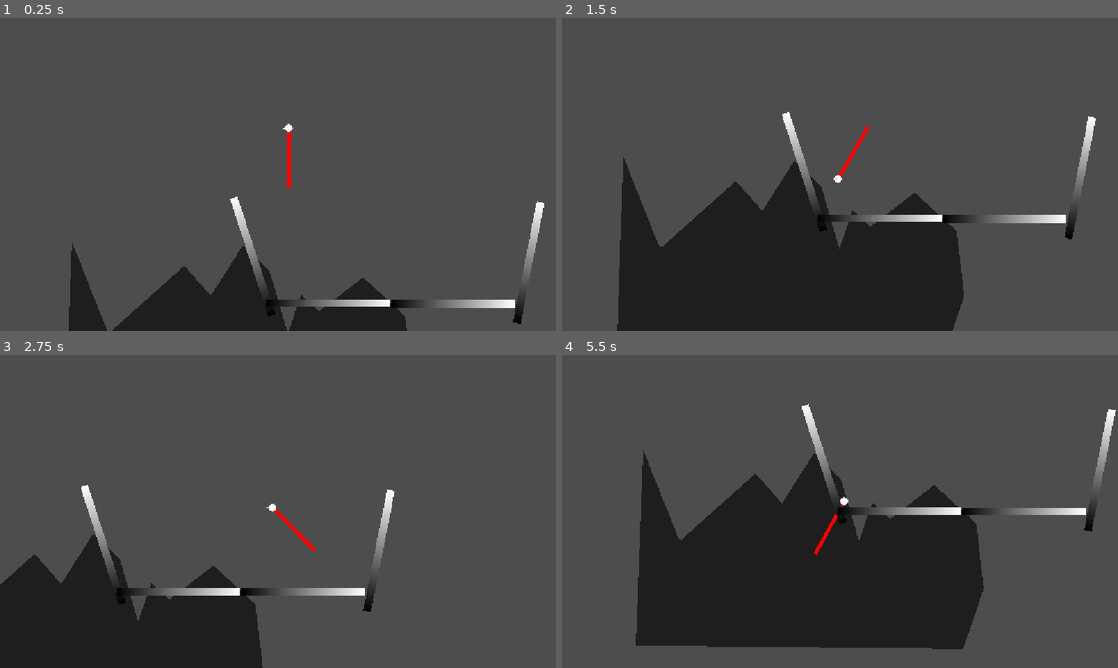
Above: before the commit, frames 1-4 (two rows, left to right).
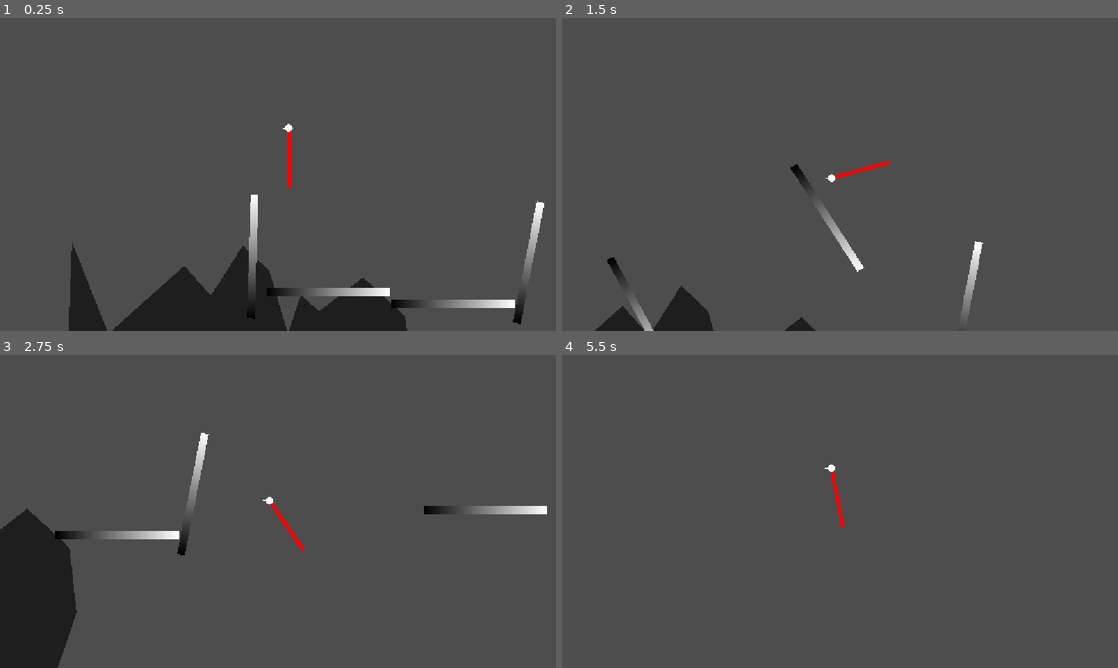
Above: after the commit, the same moments.

Repository: appellatebaton0/wierd-jam
Game: Godot game, scene res://Scenes/Main.tscn
Two runs of this game, one before a commit and one after it. Both use one fixed random seed, a clock stepped at 60 frames per second and the inputs below.
Inputs:
- Up to frame 1 (0.25 s): no input
- Up to frame 2 (1.5 s): tap Enter at 0.5 s; hold W 0.53-1.28 s; tap Space (Jump) at 0.6, 0.77, 1.07, 1.35 s
- Up to frame 3 (2.75 s): tap Space (Jump) at 1.52, 1.82, 2.1 s; hold W from 2.03 s (still down)
- Up to frame 4 (5.5 s): tap Space (Jump) at 2.85, 3.02, 3.32, 3.6, 3.77, 4.07, 4.35, 4.52, 4.82, 5.1 s; release W at 3.53 s

The runs differ from the first frame. In frame 1, 1.5% of the frame differs, in the area x 41-71%, y 56-97%; in frame 2, 25%; in frame 3, 14%; in frame 4, 30%, in the area x 13-100%, y 15-94%.

Commit message:
h4.6 - Tweaks & Testing
Cleaned up the code a bit more, like making a function to choose the closest vector, and removing snap buffering - it doesn't appear to do what it's supposed to anymore. Also tested moving rails, and they work about as expected.

Diff:
--- a/Scenes/Main.tscn
+++ b/Scenes/Main.tscn
@@ -1,8 +1,17 @@
 [gd_scene format=3 uid="uid://p2tyqwglemqs"]
 
 [ext_resource type="Script" uid="uid://c10cndcu33lm7" path="res://Scripts/Camera.gd" id="1_pbw6q"]
+[ext_resource type="PackedScene" uid="uid://b46f20mibw1h3" path="res://Scenes/Transform.tscn" id="4_pbw6q"]
 [ext_resource type="PackedScene" uid="uid://dsu8ksqadgaqx" path="res://Scenes/Player.tscn" id="4_rgh2o"]
 [ext_resource type="PackedScene" uid="uid://dffj877vhhx4u" path="res://Scenes/LongRail.tscn" id="5_pbw6q"]
+[ext_resource type="Script" uid="uid://c86lscdglgeil" path="res://Scripts/Transform.gd" id="5_v1gob"]
+
+[sub_resource type="Gradient" id="Gradient_2n6a2"]
+
+[sub_resource type="GradientTexture2D" id="GradientTexture2D_l1a1e"]
+gradient = SubResource("Gradient_2n6a2")
+width = 512
+height = 32
 
 [node name="Main" type="Node" unique_id=1226045905]
 
@@ -17,21 +26,90 @@
 [node name="Player" parent="." unique_id=993666105 instance=ExtResource("4_rgh2o")]
 position = Vector2(217, -906)
 
-[node name="LongRail4" parent="." unique_id=1357488898 instance=ExtResource("5_pbw6q")]
-position = Vector2(68.00001, -344.99997)
-rotation = 4.3993664
-flat = false
+[node name="LongRail4" parent="." unique_id=1357488898 node_paths=PackedStringArray("points") instance=ExtResource("5_pbw6q")]
+position = Vector2(-390.00006, -202.99997)
+rotation = 7.157538
+points = [NodePath("Point 0"), NodePath("Point 1"), NodePath("Point 2")]
 
-[node name="LongRail" parent="." unique_id=117091569 instance=ExtResource("5_pbw6q")]
-position = Vector2(380, -151)
-wait = 12.0
+[node name="Point 0" type="Sprite2D" parent="LongRail4" unique_id=514478884 instance=ExtResource("4_pbw6q")]
+modulate = Color(1, 1, 1, 0.62352943)
+position = Vector2(184.87187, -442.4369)
+rotation = -2.7581716
+texture = SubResource("GradientTexture2D_l1a1e")
+script = ExtResource("5_v1gob")
+next_interpol_time = 1.0
+next_ease = -2
+pos = Vector2(68.00001, -344.99997)
+rot = 4.3993664
+
+[node name="Point 1" type="Sprite2D" parent="LongRail4" unique_id=2017487573 instance=ExtResource("4_pbw6q")]
+modulate = Color(1, 1, 1, 0.62352943)
+position = Vector2(184.87187, -442.4369)
+rotation = 0.37351465
+texture = SubResource("GradientTexture2D_l1a1e")
+script = ExtResource("5_v1gob")
+next_interpol_time = 1.0
+pos = Vector2(68.00001, -344.99997)
+rot = 7.5310526
+
+[node name="Point 2" type="Sprite2D" parent="LongRail4" unique_id=269923609 instance=ExtResource("4_pbw6q")]
+modulate = Color(1, 1, 1, 0.62352943)
+texture = SubResource("GradientTexture2D_l1a1e")
+script = ExtResource("5_v1gob")
+next_interpol_time = 1.0
+pos = Vector2(-390.00006, -202.99997)
+rot = 7.157538
+
+[node name="LongRail" parent="." unique_id=117091569 node_paths=PackedStringArray("points") instance=ExtResource("5_pbw6q")]
+position = Vector2(1415, 73)
+points = [NodePath("Point 0"), NodePath("Point 1"), NodePath("Point 2"), NodePath("Point 3"), NodePath("Point 4")]
+
+[node name="Point 0" type="Sprite2D" parent="LongRail" unique_id=1216517577 instance=ExtResource("4_pbw6q")]
+modulate = Color(1, 1, 1, 0.62352943)
+position = Vector2(-1035, -224)
+texture = SubResource("GradientTexture2D_l1a1e")
+script = ExtResource("5_v1gob")
+next_interpol_time = 0.9
+pos = Vector2(380, -151)
+
+[node name="Point 1" type="Sprite2D" parent="LongRail" unique_id=598624803 instance=ExtResource("4_pbw6q")]
+modulate = Color(1, 1, 1, 0.62352943)
+position = Vector2(-1022, -583)
+texture = SubResource("GradientTexture2D_l1a1e")
+script = ExtResource("5_v1gob")
+next_interpol_time = 0.9
+pos = Vector2(393, -510)
+
+[node name="Point 2" type="Sprite2D" parent="LongRail" unique_id=1621749486 instance=ExtResource("4_pbw6q")]
+modulate = Color(1, 1, 1, 0.62352943)
+position = Vector2(-693, -806)
+rotation = 1.373916
+texture = SubResource("GradientTexture2D_l1a1e")
+script = ExtResource("5_v1gob")
+next_interpol_time = 0.3
+pos = Vector2(722, -733)
+rot = 1.373916
+
+[node name="Point 4" type="Sprite2D" parent="LongRail" unique_id=1073201783 instance=ExtResource("4_pbw6q")]
+modulate = Color(1, 1, 1, 0.62352943)
+texture = SubResource("GradientTexture2D_l1a1e")
+script = ExtResource("5_v1gob")
+next_interpol_time = 0.4
+pos = Vector2(1415, 73)
+
+[node name="Point 3" type="Sprite2D" parent="LongRail" unique_id=634647429 instance=ExtResource("4_pbw6q")]
+modulate = Color(1, 1, 1, 0.62352943)
+position = Vector2(1009, -326)
+texture = SubResource("GradientTexture2D_l1a1e")
+script = ExtResource("5_v1gob")
+next_interpol_time = 0.5
+next_ease = 1.0
+pos = Vector2(2424, -253)
 
 [node name="LongRail2" parent="." unique_id=1804509669 instance=ExtResource("5_pbw6q")]
 position = Vector2(897, -149)
-wait = 9.0
 
 [node name="LongRail3" parent="." unique_id=423940435 instance=ExtResource("5_pbw6q")]
 position = Vector2(1211, -320)
 rotation = -1.375
-flat = false
 wait = 5.0
--- a/Scripts/Player.gd
+++ b/Scripts/Player.gd
@@ -6,9 +6,6 @@
 
 const JUMP_BUFFER := 0.1
 var jump_buffering := 0.0
-
-const SNAP_BUFFER := 0.1
-var snap_buffering := 0.0
 
 var snapped_to:Rail
 
@@ -20,13 +17,12 @@
 	# For the line debugging.
 	queue_redraw()
 
+	# Buffer the jump input.
 	jump_buffering = move_toward(jump_buffering, 0, delta)
 	if Input.is_action_just_pressed("Jump"): jump_buffering = JUMP_BUFFER
 
-	snap_buffering = move_toward(snap_buffering, 0, delta)
-
 	# Grinding
-	if snapped_to and not snap_buffering:
+	if snapped_to:
 		velocity = direction * grind_speed
 
 		if jump_buffering: # Jump
@@ -38,11 +34,10 @@
 			# Compare them to the direction from the rail to the player.
 			var rail_to_player = snapped_to.global_position.direction_to(global_position)
 
-			var jump_direction = a if a.dot(rail_to_player) > b.dot(rail_to_player) else b
+			# Choose the jump direction based on which is closer to that direction.
+			var jump_direction = closest([a,b], rail_to_player)
 
 			velocity += jump_direction * jump_height
-
-			snap_buffering = SNAP_BUFFER
 
 			jump_buffering = 0.0
 
@@ -71,10 +66,23 @@
 	var b = rail_vector.rotated(deg_to_rad(90))
 
 	# Figure out which direction is closer to the current direction, and set to that.
-	var a_dot = a.dot(direction)
-	var b_dot = b.dot(direction)
+	direction = closest([a,b], direction)
 
-	direction = a if a_dot > b_dot else b
+# Returns the Vector2 that is most similar to the comparator out of the given array.
+func closest(of:Array[Vector2], compared_to:Vector2):
+	var best:Vector2
+	var best_dot:float
+
+	for vec2 in of:
+		var vec_dot := vec2.dot(compared_to)
+
+		# IF the best doesn't exist, or this is better than that.
+		if not best or vec_dot > best_dot:
+			best = vec2
+			best_dot = vec_dot
+			continue
+
+	return best
 
 ## DEBUG
 func _draw() -> void:
--- a/Scripts/Rail.gd
+++ b/Scripts/Rail.gd
@@ -4,8 +4,6 @@
 const TRANSFORM = preload("res://Scenes/Transform.tscn")
 
 @onready var player:Player = get_tree().get_first_node_in_group("Player")
-
-@export var flat = true
 
 @export var debug_texture:Texture2D ## The texture to apply to the Transforms in the debug view.
 
@@ -74,7 +72,7 @@
 	#var rail_bodies := rail_snap.get_overlapping_bodies()
 	#if       rail_bodies.has(player) and player.snapped_to == null:
 		#player.snapped_to = self
-	#elif not rail_bodies.has(player) and player.snapped_to == self:
+	1#elif not rail_bodies.has(player) and player.snapped_to == self:
 		#player.snapped_to = null
 
 	move_and_slide()
--- a/Scripts/Transform.gd
+++ b/Scripts/Transform.gd
@@ -1,8 +1,8 @@
 @tool
 class_name Transform extends Sprite2D
 
-@export var next_interpol_time := 1.0
-@export var next_ease := 0.4
+@export var next_interpol_time := 1.2
+@export var next_ease := -2.0
 @export var next_wait := 0.0
 
 @export var pos:Vector2
